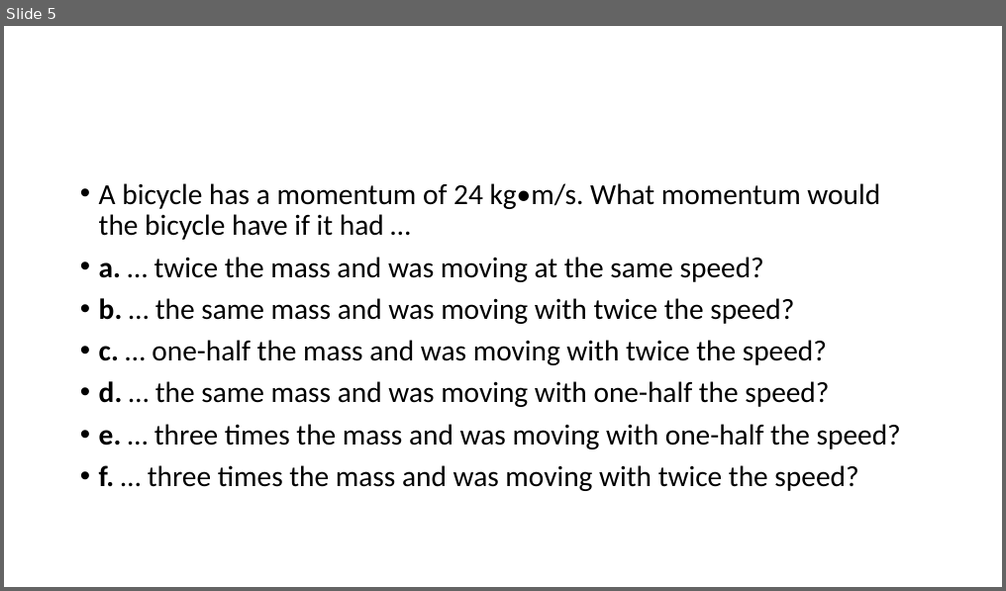
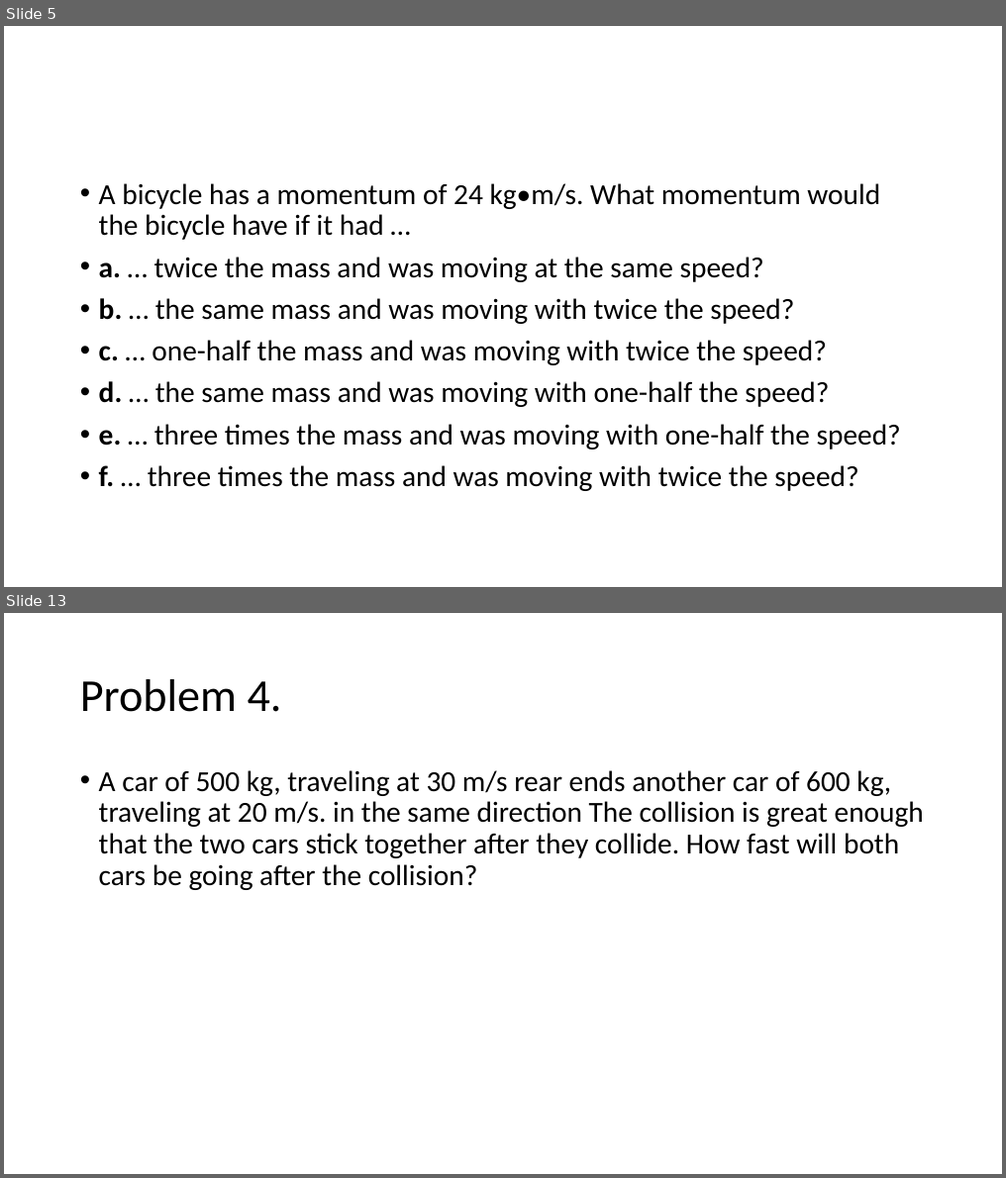
Before and after one commit to acsabai/acsabai.github.io, a slide deck: classes/Physics9ab/downloads/Momentum.pptx. Shown one above the other, each under a label of ours: slide 5 before the commit, slides 5 and 13 after it; the slides between them are not shown. The pictures are 1006x591 and 1006x1178 pixels, drawn with LibreOffice and Linux fonts; fonts in the diff are those of the drawing. Boxes give left, top, right and bottom in pixels: in the first picture for what was removed or moved away, otherwise in the second. Text is boxed around its words. In the diff, an @@ line names an element or a change of style, - is before the commit and + after.

```diff
--- a/classes/Physics9ab/downloads/Momentum.pptx
+++ b/classes/Physics9ab/downloads/Momentum.pptx
@@ slide 13 added at box(4, 613, 1002, 1174), background #FFFFFF @@
@@ title added at box(80, 679, 282, 712), 44 pt, text #000000 @@
+Problem 4.
@@ text added at box(99, 770, 924, 890), 28 pt, text #000000 @@
+• A car of 500 kg, traveling at 30 m/s rear ends another car of 600 kg, traveling at 20 m/s. in the same direction The collision is great enough that the two cars stick together after they collide. How fast will both cars be going after the collision?
```
Also in this commit, not shown: 1 slide changed, 7 other slides added, 2 slides removed.
